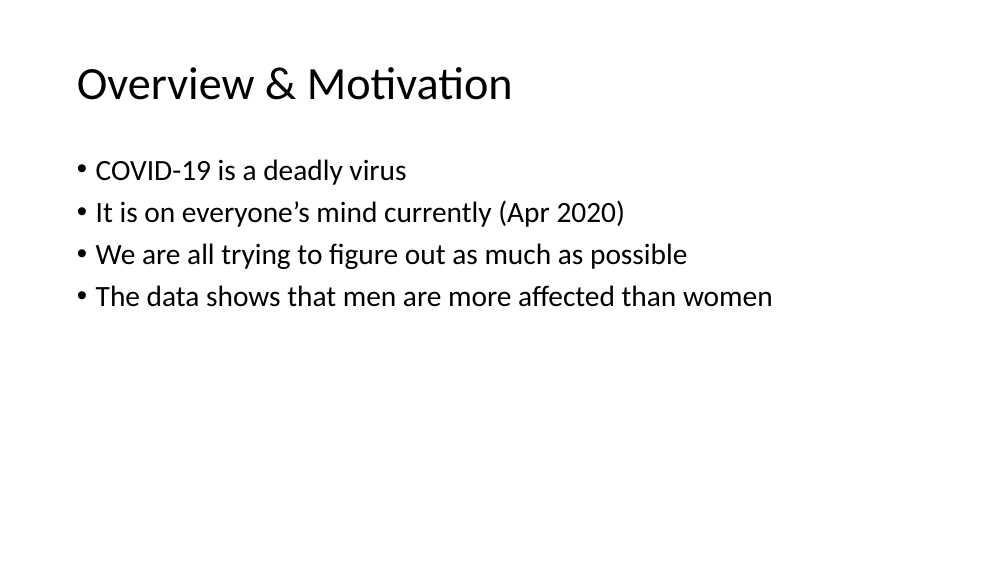
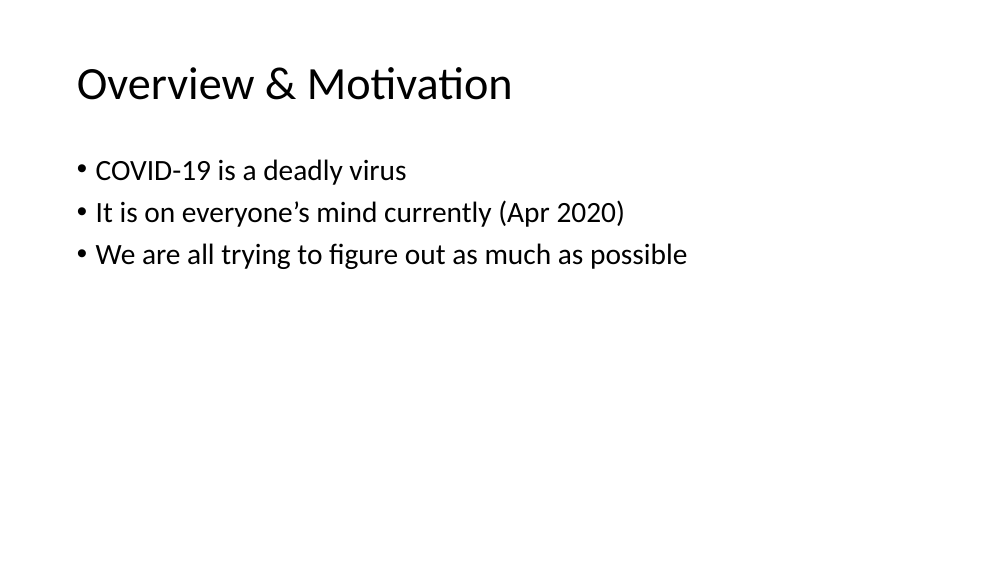
Before and after one commit to plamengj/COVID-19-in-the-US-EDA, a slide deck: slide 2 of presentation/COVID-19 USA EDA.pptx. Drawn at 1008x567 pixels with LibreOffice and Linux fonts; fonts in the diff are those of the drawing. Boxes give left, top, right and bottom in pixels: in the first picture for what was removed or moved away, otherwise in the second. Text is boxed around its words. In the diff, an @@ line names an element or a change of style, - is before the commit and + after.

```diff
--- a/presentation/COVID-19 USA EDA.pptx
+++ b/presentation/COVID-19 USA EDA.pptx
@@ text at <box>96,285,773,307</box>: paragraph removed @@
-• The data shows that men are more affected than women
```
Also in this commit, not shown: 2 other slides changed, 3 slides added, 2 slides removed, 1 other file.
